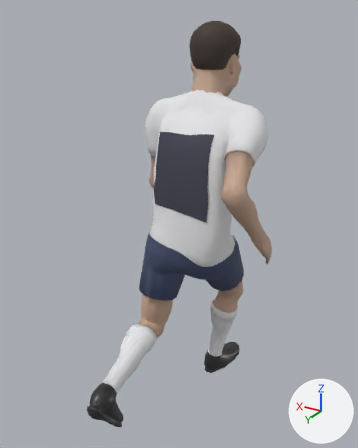
What one commit did to the Blender file assets/figure/figure.blend.
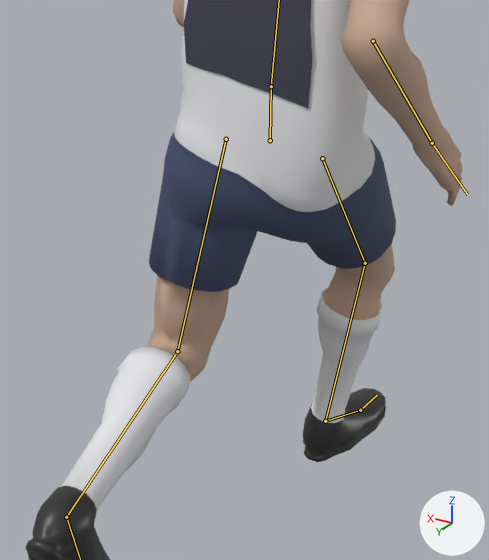
Each version appears first whole from a 50 mm camera at (-0.923, 1.641, 1.744) aimed at (0.042, 0.032, 0.939), and next in a close-up on the part from 21% to 79% of the width and 39% to 93% of the height. The lights are fixed; the arrows at lower right show +X, +Y and +Z. The first two pictures are the older version. Both versions are drawn at frame 11 of the action 'dribble_sprint'; the numbers are the values there. The bones that change, and the others that lie on the model, are drawn over the model as lines in the close-ups.

The first close-up shows 'body', 'number'.
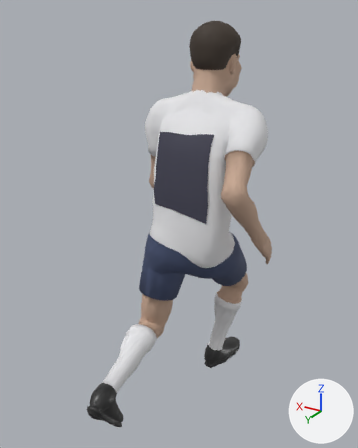
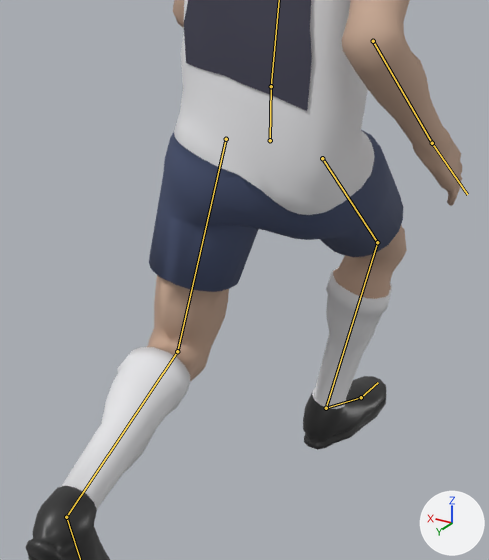
The change, as a diff of the scene's bpy script:
```diff
--- a/assets/figure/figure.blend.py
+++ b/assets/figure/figure.blend.py
@@ bone_thigh_r @@
 bone_thigh_r = bpy.data.objects['rig'].pose.bones['thigh_R']  # child of 'hips'
-bone_thigh_r.rotation_quaternion = (0.931, -0.336, 0.123, -0.07)  # degrees (-41, 10, -13)
+bone_thigh_r.rotation_quaternion = (0.91, -0.389, 0.128, -0.067)  # degrees (-47, 10, -13)
@@ bone_shin_r @@
 bone_shin_r = bpy.data.objects['rig'].pose.bones['shin_R']  # child of 'thigh_R'
-bone_shin_r.rotation_quaternion = (0.959, 0.284, 0.002, 0.005)  # degrees (33, 0, 1)
+bone_shin_r.rotation_quaternion = (0.925, 0.38, 0.003, 0.005)  # degrees (45, 0, 1)
@@ bone_foot_r @@
 bone_foot_r = bpy.data.objects['rig'].pose.bones['foot_R']  # child of 'shin_R'
-bone_foot_r.rotation_quaternion = (0.995, 0.024, -0.09, 0.016)  # degrees (3, -10, 2)
+bone_foot_r.rotation_quaternion = (0.995, -0.02, -0.092, 0.022)  # degrees (-3, -10, 3)
```

Location of each change, [x1, y1, x2, y2] in pixels of the close-ups (489 x 560 px):
'body', posed: [26, 0, 462, 560] in both
bone 'thigh_R', root to tip: before (322, 158) to (365, 263); after (322, 158) to (377, 242)
bone 'shin_R', root to tip: before (365, 263) to (325, 421); after (377, 242) to (326, 408)
bone 'foot_R', root to tip: before (325, 421) to (360, 410); after (326, 408) to (361, 397)
